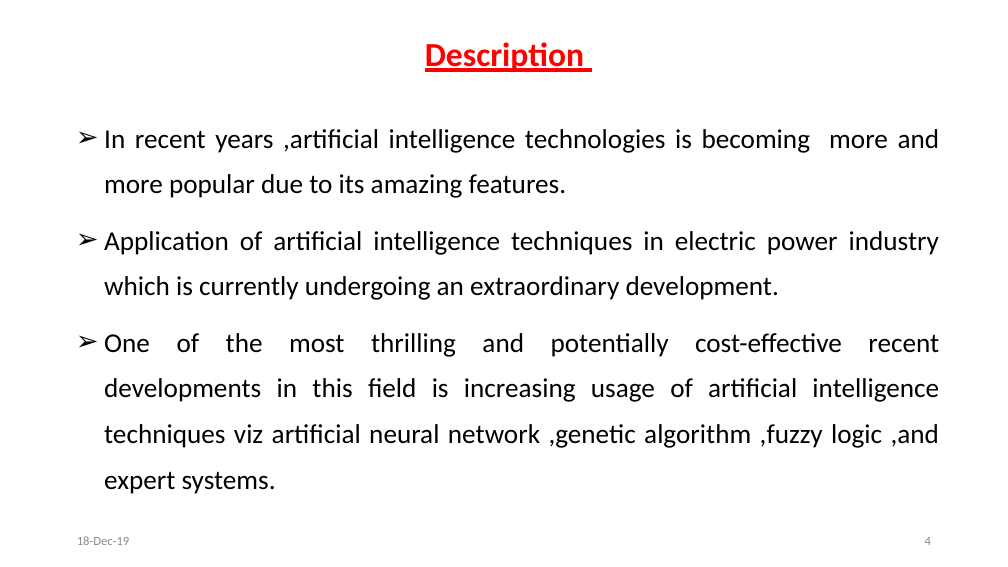
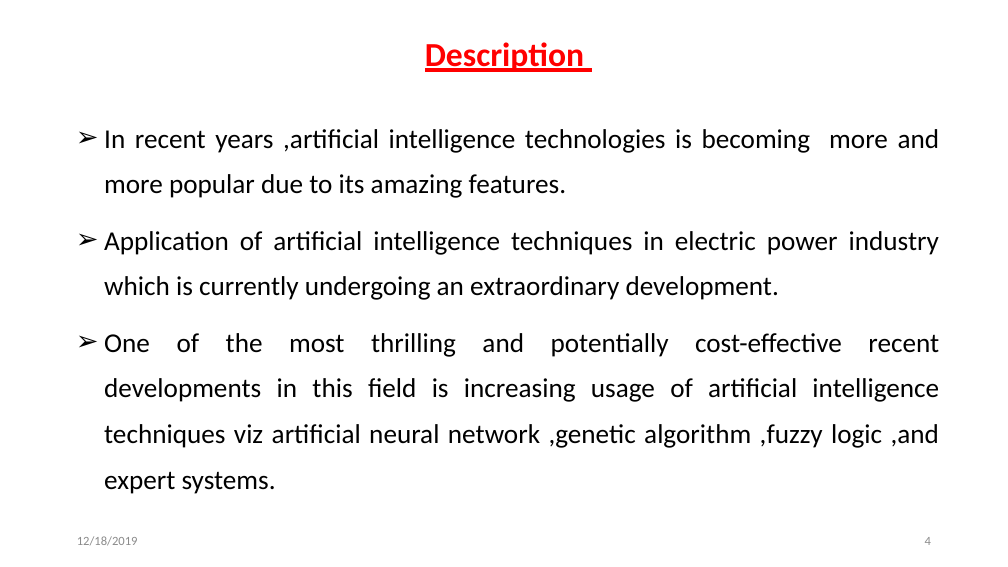
Before and after one commit to svec-final-year-project-eee/Project, a slide deck: slide 4 of First Review/First Oral Presentation.pptx. Drawn at 1008x567 pixels with LibreOffice and Linux fonts; fonts in the diff are those of the drawing. Boxes give left, top, right and bottom in pixels: in the first picture for what was removed or moved away, otherwise in the second. Text is boxed around its words. In the diff, an @@ line names an element or a change of style, - is before the commit and + after.

```diff
--- a/First Review/First Oral Presentation.pptx
+++ b/First Review/First Oral Presentation.pptx
@@ text at box(77, 536, 138, 546): text changed @@
-18-Dec-19
+12/18/2019
```
Also in this commit, not shown: 9 other slides changed.
